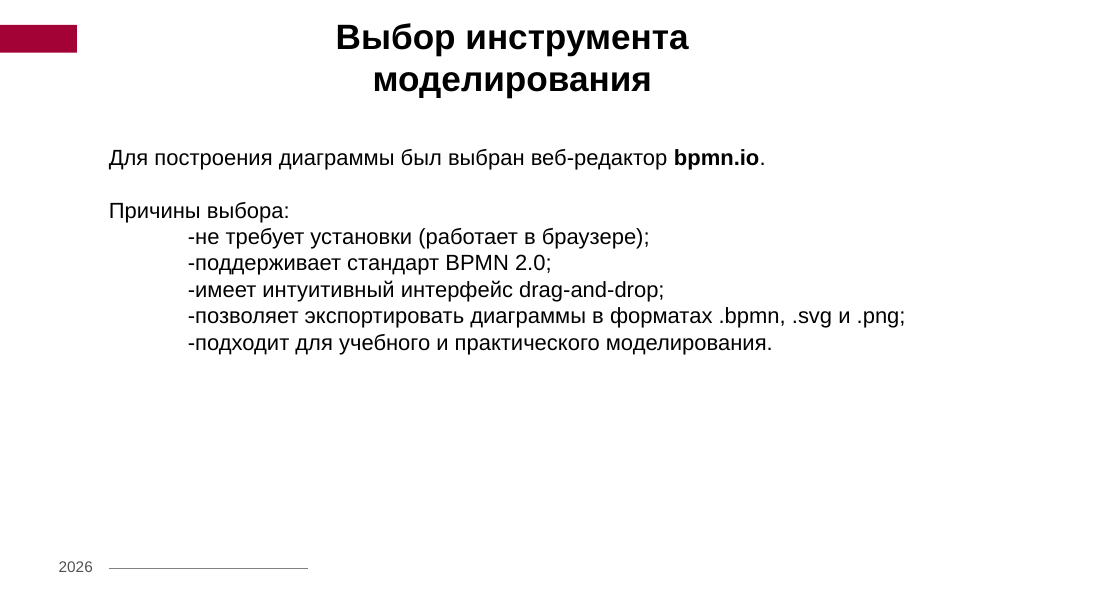
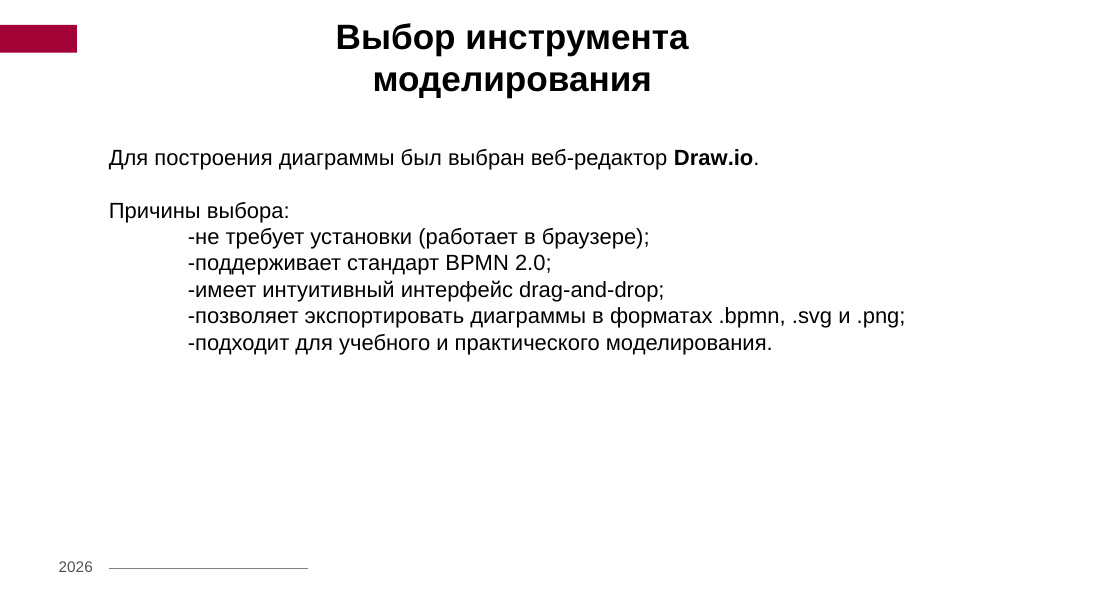
Before and after one commit to Zekkrol/My-repo, a slide deck: slide 13 of lab7/Лаба 2.pptx. Drawn at 1120x591 pixels with LibreOffice and Linux fonts; fonts in the diff are those of the drawing; background and template pictures are left out. Boxes give left, top, right and bottom in pixels: in the first picture for what was removed or moved away, otherwise in the second. Text is boxed around its words. In the diff, an @@ line names an element or a change of style, - is before the commit and + after.

```diff
--- a/lab7/Лаба 2.pptx
+++ b/lab7/Лаба 2.pptx
@@ text at (109, 149, 760, 170): text changed @@
-Для построения диаграммы был выбран веб-редактор bpmn.io.
+Для построения диаграммы был выбран веб-редактор Draw.io.
```
Also in this commit, not shown: 1 other file.
